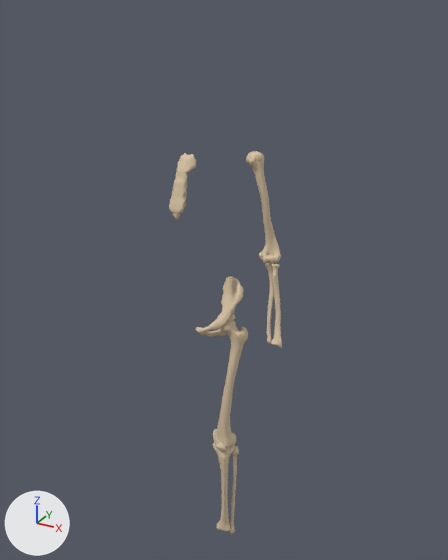
A saved change to the glTF model src/content/anatomy/modelos/huesos-regiones.glb.
Both versions are drawn from a 50 mm camera at (0.868, -1.525, 1.684) aimed at (0.059, -0.053, 0.948). Every picture has the same lights, and +X, +Y and +Z are marked at lower left. The first picture is the older version. Where no turn or scale is listed for an object, it has been applied to the vertices.

The first picture shows 'femur_left__cuerpo', 'humerus_left__cuerpo', 'pelvis_left__ilion', 'sternum__cuerpo' and 21 more.
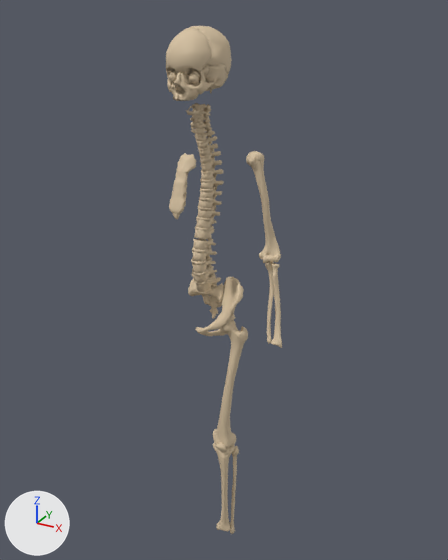
What the commit changed:
Mesh me_spine__sacro is new.
It has 562 vertices, 1126 faces and spans x -0.0597..0.0578, y -0.0815..0.0077, z 0.789..0.9333.
It uses material mat_warm_cortical_ivory (beige #d7c2a2).
Mesh me_spine__cervical is new.
It has 787 vertices, 1572 faces and spans x -0.0333..0.0318, y -0.092..-0.0214, z 1.3661..1.4517.
It uses material mat_warm_cortical_ivory (beige #d7c2a2).
Mesh me_spine__lumbar is new.
It has 1651 vertices, 3349 faces and spans x -0.051..0.05, y -0.116..-0.018, z 0.901..1.078.
It uses material mat_warm_cortical_ivory (beige #d7c2a2).
Mesh me_spine__toracica is new.
It has 2672 vertices, 5441 faces and spans x -0.037..0.036, y -0.101..0.0, z 1.056..1.383.
It uses material mat_warm_cortical_ivory (beige #d7c2a2).
Mesh me_skull__temporales is new.
It has 527 vertices, 975 faces and spans x -0.0738..0.0724, y -0.1338..-0.0349, z 1.4818..1.5576.
It uses material mat_warm_cortical_ivory (beige #d7c2a2).
Mesh me_skull__occipital is new.
It has 569 vertices, 1027 faces and spans x -0.0621..0.0606, y -0.1009..0.0177, z 1.4838..1.5908.
It uses material mat_warm_cortical_ivory (beige #d7c2a2).
Mesh me_skull__cigomaticos is new.
It has 149 vertices, 260 faces and spans x -0.0649..0.0635, y -0.1616..-0.1217, z 1.4861..1.5424.
It uses material mat_warm_cortical_ivory (beige #d7c2a2).
Mesh me_skull__maxilares is new.
It has 536 vertices, 1054 faces and spans x -0.0477..0.0458, y -0.1843..-0.1267, z 1.4699..1.5395.
It uses material mat_warm_cortical_ivory (beige #d7c2a2).
Mesh me_skull__parietales is new.
It has 1095 vertices, 1951 faces and spans x -0.076..0.075, y -0.132..0.015, z 1.524..1.642.
It uses material mat_warm_cortical_ivory (beige #d7c2a2).
Mesh me_skull__frontal is new.
It has 671 vertices, 1190 faces and spans x -0.0633..0.0624, y -0.1772..-0.1066, z 1.5267..1.636.
It uses material mat_warm_cortical_ivory (beige #d7c2a2).
Mesh me_skull__base is new.
It has 3017 vertices, 6020 faces and spans x -0.0566..0.0552, y -0.1908..-0.0907, z 1.4283..1.5549.
It uses material mat_warm_cortical_ivory (beige #d7c2a2).
Object 'spine__sacro' (ob_spine__sacro) is new; it shows me_spine__sacro.
Its location is (0.0, 0.0, 0.0).
Object 'spine__cervical' (ob_spine__cervical) is new; it shows me_spine__cervical.
Its location is (0.0, 0.0, 0.0).
Object 'spine__lumbar' (ob_spine__lumbar) is new; it shows me_spine__lumbar.
Its location is (0.0, 0.0, 0.0).
Object 'spine__toracica' (ob_spine__toracica) is new; it shows me_spine__toracica.
Its location is (0.0, 0.0, 0.0).
Object 'skull__temporales' (ob_skull__temporales) is new; it shows me_skull__temporales.
Its location is (0.0, 0.0, 0.0).
Object 'skull__occipital' (ob_skull__occipital) is new; it shows me_skull__occipital.
Its location is (0.0, 0.0, 0.0).
Object 'skull__cigomaticos' (ob_skull__cigomaticos) is new; it shows me_skull__cigomaticos.
Its location is (0.0, 0.0, 0.0).
Object 'skull__maxilares' (ob_skull__maxilares) is new; it shows me_skull__maxilares.
Its location is (0.0, 0.0, 0.0).
Object 'skull__parietales' (ob_skull__parietales) is new; it shows me_skull__parietales.
Its location is (0.0, 0.0, 0.0).
Object 'skull__frontal' (ob_skull__frontal) is new; it shows me_skull__frontal.
Its location is (0.0, 0.0, 0.0).
Object 'skull__base' (ob_skull__base) is new; it shows me_skull__base.
Its location is (0.0, 0.0, 0.0).

Pixel boxes [x1, y1, x2, y2] of what changed, in the pictures (448 x 560 px):
'spine__toracica', added (beige)
    after: [191, 130, 224, 240]
'skull__frontal', added (beige)
    after: [166, 29, 212, 75]
'spine__lumbar', added (beige)
    after: [191, 238, 221, 294]
'skull__parietales', added (beige)
    after: [181, 26, 232, 74]
'spine__sacro', added (beige)
    after: [188, 278, 224, 319]
'spine__cervical', added (beige)
    after: [190, 103, 212, 137]
'skull__maxilares', added (beige)
    after: [169, 73, 201, 101]
'skull__base', added (beige)
    after: [168, 65, 209, 115]
'skull__temporales', added (beige)
    after: [206, 63, 228, 93]
'skull__cigomaticos', added
    after: [166, 70, 212, 94]
